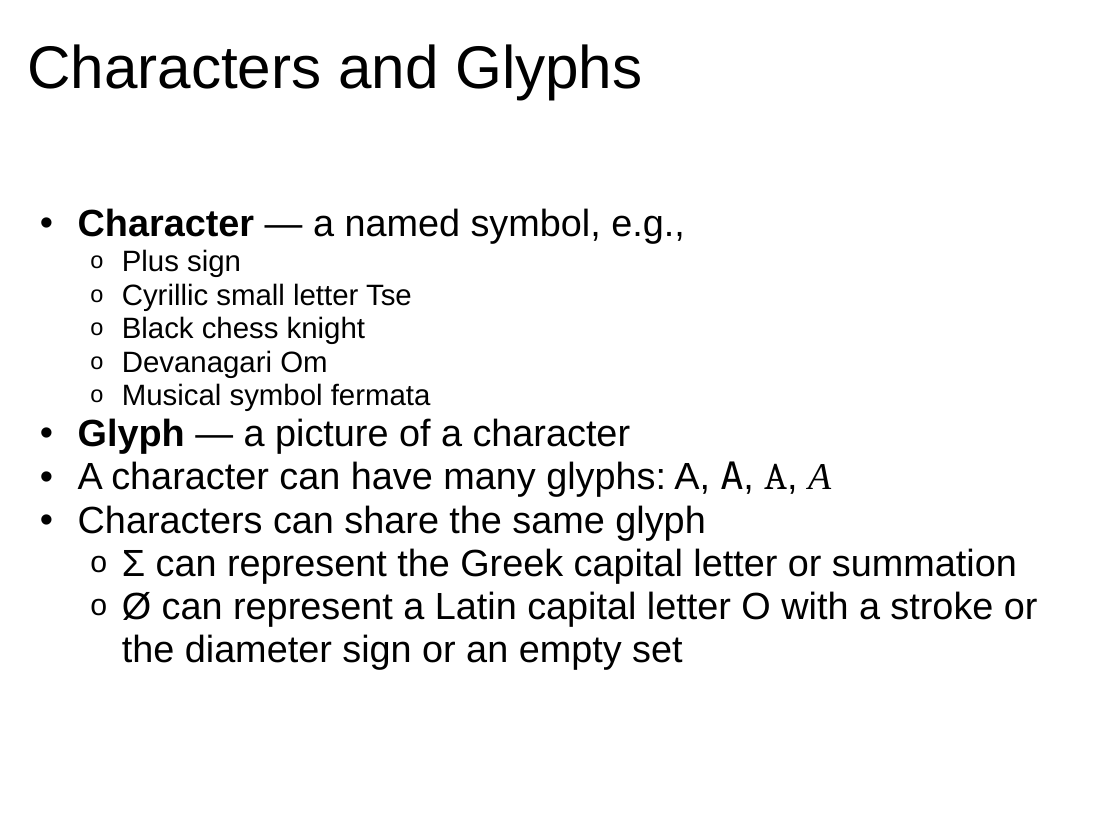
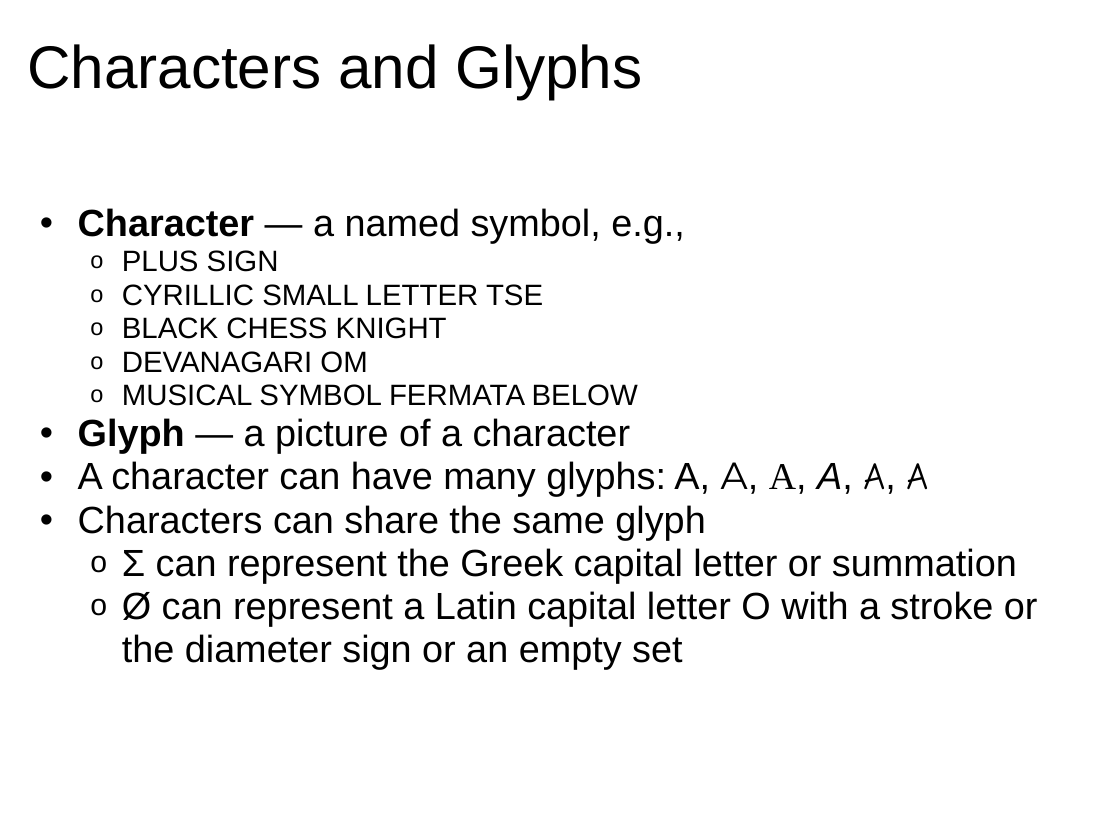
Before and after one commit to dondi/javascript-book, a slide deck: slide 14 of presentations/Chapter_3_Presentation.ppt. Drawn at 1120x840 pixels with LibreOffice and Linux fonts; fonts in the diff are those of the drawing; background and template pictures are left out. Boxes give left, top, right and bottom in pixels: in the first picture for what was removed or moved away, otherwise in the second. Text is boxed around its words. In the diff, an @@ line names an element or a change of style, - is before the commit and + after.

```diff
--- a/presentations/Chapter_3_Presentation.ppt
+++ b/presentations/Chapter_3_Presentation.ppt
@@ text at [122,250,638,406]: text changed @@
-    o Plus sign
-    o Cyrillic small letter Tse
-    o Black chess knight
-    o Devanagari Om
-    o Musical symbol fermata
+    o PLUS SIGN
+    o CYRILLIC SMALL LETTER TSE
+    o BLACK CHESS KNIGHT
+    o DEVANAGARI OM
+    o MUSICAL SYMBOL FERMATA BELOW
@@ text at [78,461,928,497]: text changed @@
-  • A character can have many glyphs: A, A, A, A
+  • A character can have many glyphs: A, A, A, A, A, A
```
Also in this commit, not shown: 21 other slides changed, 1 other file.
